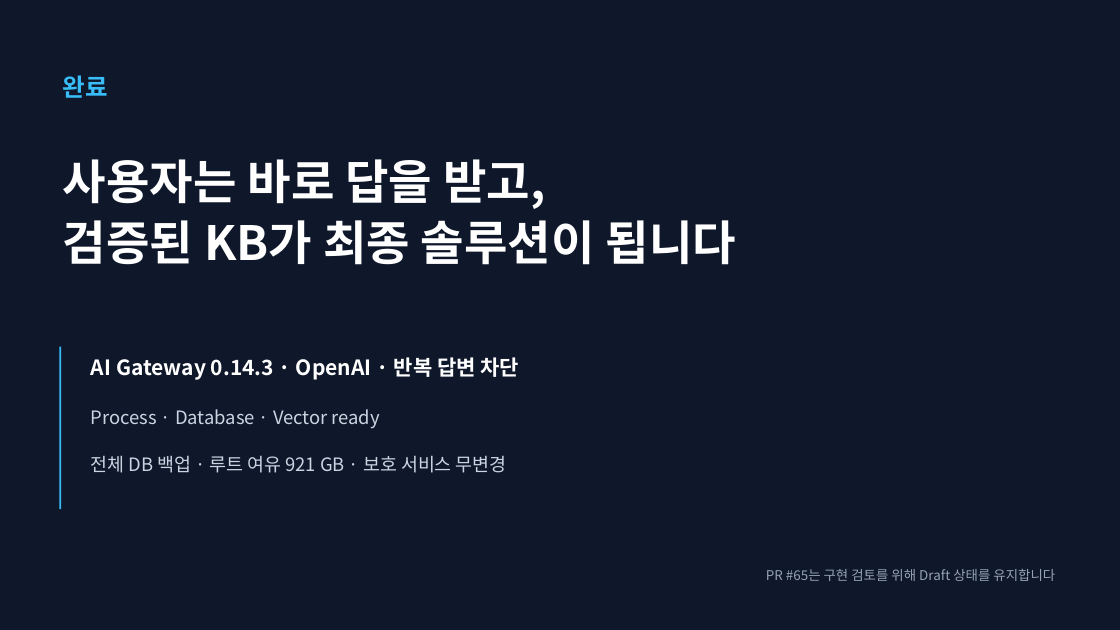
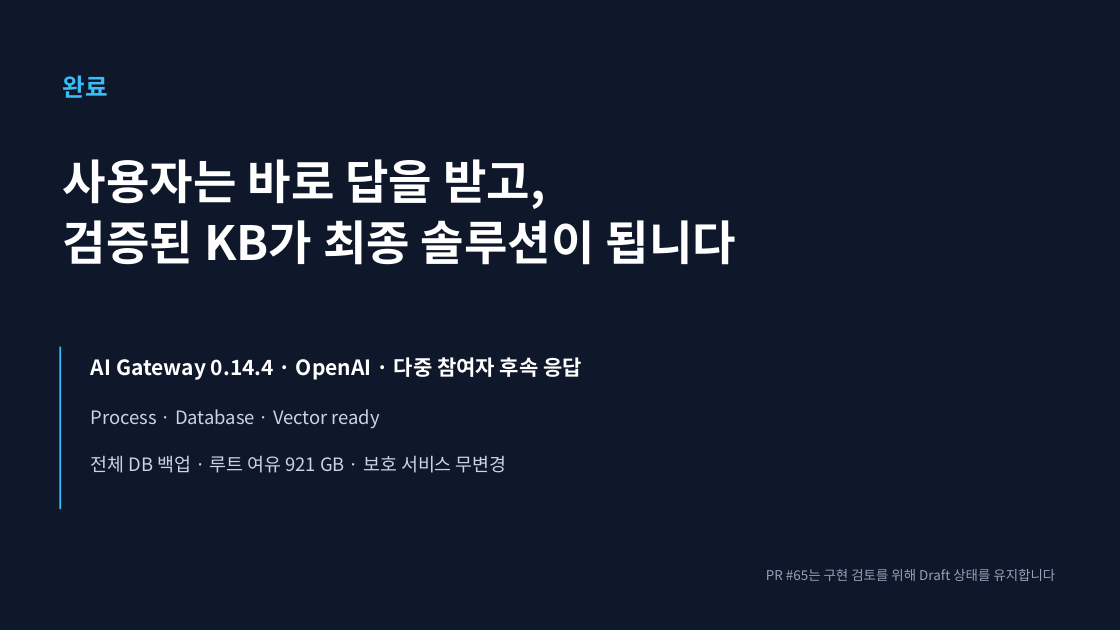
Before and after one commit to dhslove/ablestack-techflow, a slide deck: slide 5 of output/presentation/techflow-community-auto-publish-kb.pptx. Drawn at 1120x630 pixels with LibreOffice and Linux fonts; fonts in the diff are those of the drawing. Boxes give left, top, right and bottom in pixels: in the first picture for what was removed or moved away, otherwise in the second. Text is boxed around its words. In the diff, an @@ line names an element or a change of style, - is before the commit and + after.

Commit message:
fix: Community 참여자 후속 질문과 CLI 표시 개선

```diff
--- a/output/presentation/techflow-community-auto-publish-kb.pptx
+++ b/output/presentation/techflow-community-auto-publish-kb.pptx
@@ text at (x1=91, y1=357, x2=582, y2=380): text changed @@
-AI Gateway 0.14.3 · OpenAI · 반복 답변 차단
+AI Gateway 0.14.4 · OpenAI · 다중 참여자 후속 응답
```
Also in this commit, not shown: 4 other slides changed, 21 other files.
